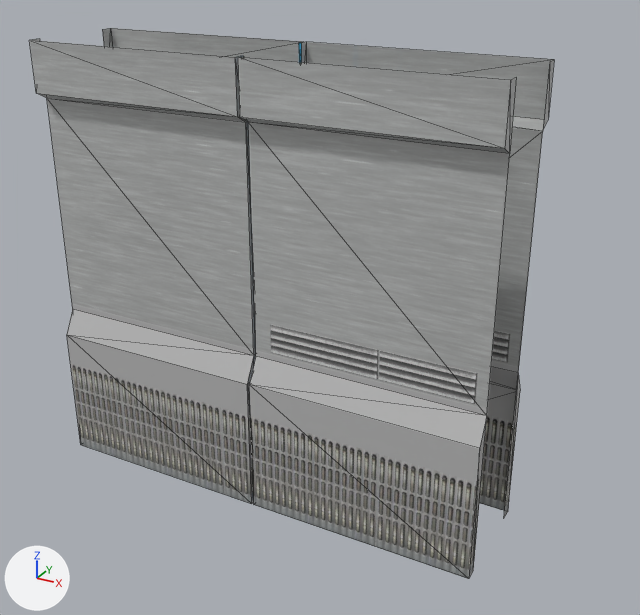
The glTF model Game/memorization-dungeon-crawler/assets/dungeons/machine/wall/machine wall.glb as it was, and as the next commit left it.
One viewpoint serves both versions: a 50 mm camera at (4.7, -7.59, 6.1) aimed at (0.51, 0.03, 2.3). The lights are fixed; the arrows at lower left show +X, +Y and +Z. The picture after the commit comes second. Mesh edges are drawn as thin lines. Vertices at exactly the same position are counted once.

Objects in the first picture: 'machine_wall'.
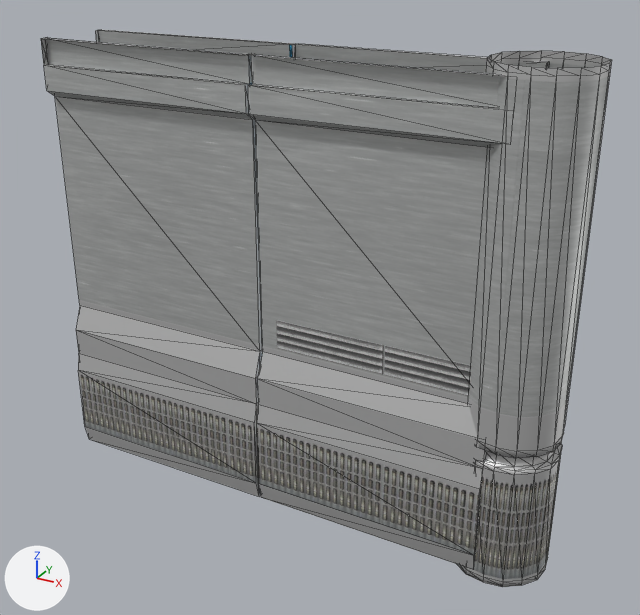
Where the change shows, as pixel boxes (x1, y1, x2, y2) in the pictures (640 x 615 px):
'machine_wall', reshaped (9% wider): before (29, 28, 554, 579); after (41, 29, 612, 587)
part 1 of me_cube_004, rebuilt: before (29, 39, 516, 579); after (41, 37, 507, 568)
part 2 of me_cube_004, rebuilt: before (102, 28, 554, 517); after (95, 29, 549, 73)
part 3 of me_cube_004, added: after (457, 50, 612, 587)

The change in detail:
In material 'Material.004' (mat_material_004), metallic goes from 0.286 to 0.6.
me_cube_004 is used by ob_machine_wall; location (0.0, 0.0, 0.0).
me_cube_004 had 80 vertices, 116 faces and spanned x -2.58..2.58, y -0.63..0.63, z 0.0..4.94.
me_cube_004 now has 321 vertices, 572 faces and spans x -2.58..3.2, y -0.52..0.52, z -0.09..5.03.
me_cube_004 part 1: the loose piece of 40 vertices spanning x -2.58..2.58, y -0.63..-0.41, z 0.0..4.94 is rebuilt with 76 vertices and now spans x -2.58..2.58, y -0.52..-0.31, z 0.0..4.94.
me_cube_004 part 2: the loose piece of 40 vertices spanning x -2.58..2.58, y 0.41..0.63, z 0.0..4.94 is rebuilt with 76 vertices and now spans x -2.58..2.58, y 0.31..0.52, z 0.0..4.94.
me_cube_004 part 3: a new loose piece of 169 vertices spanning x 2.2..3.2, y -0.5..0.5, z -0.09..5.03, in mat_material_004 (picture img_machine_wall).
